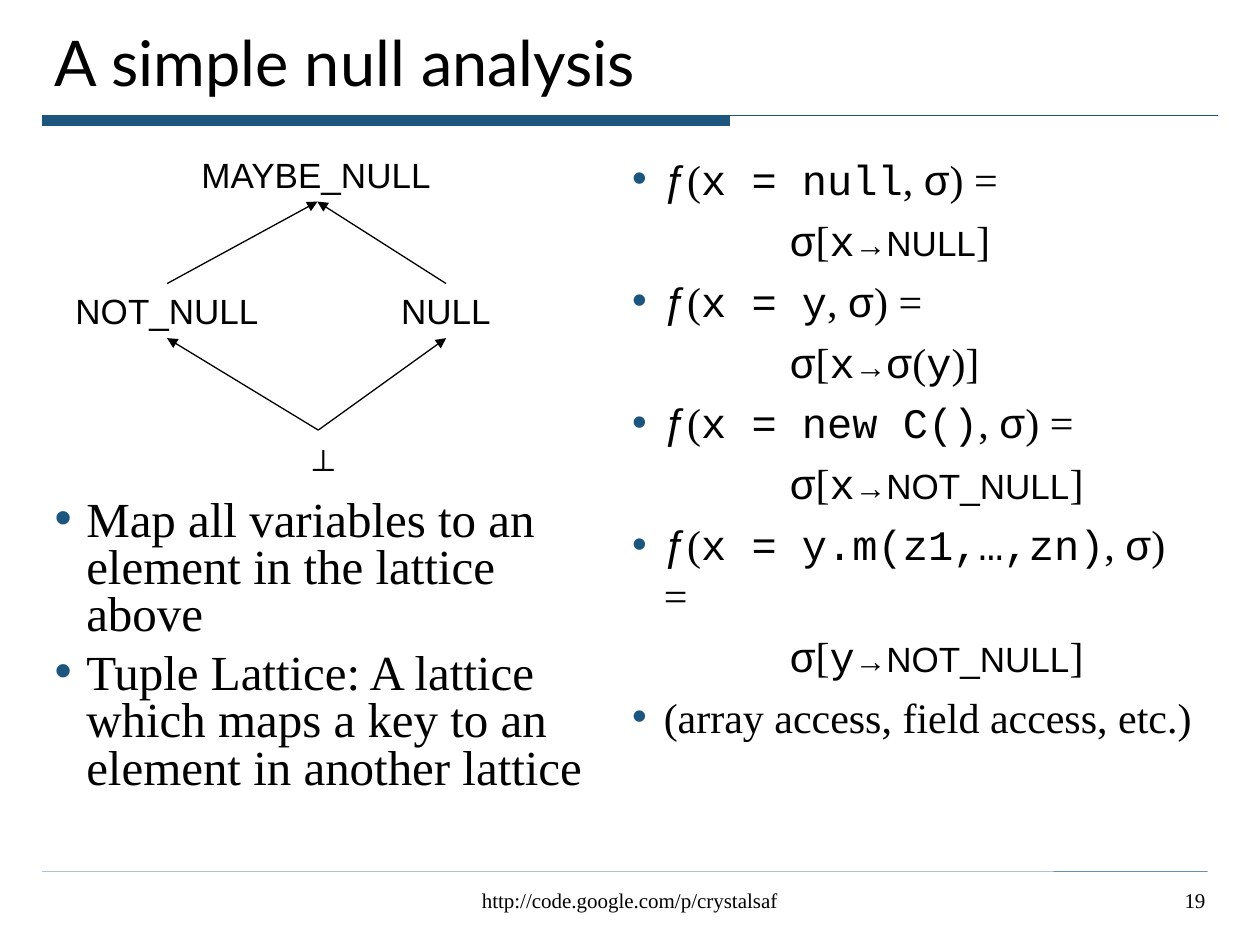
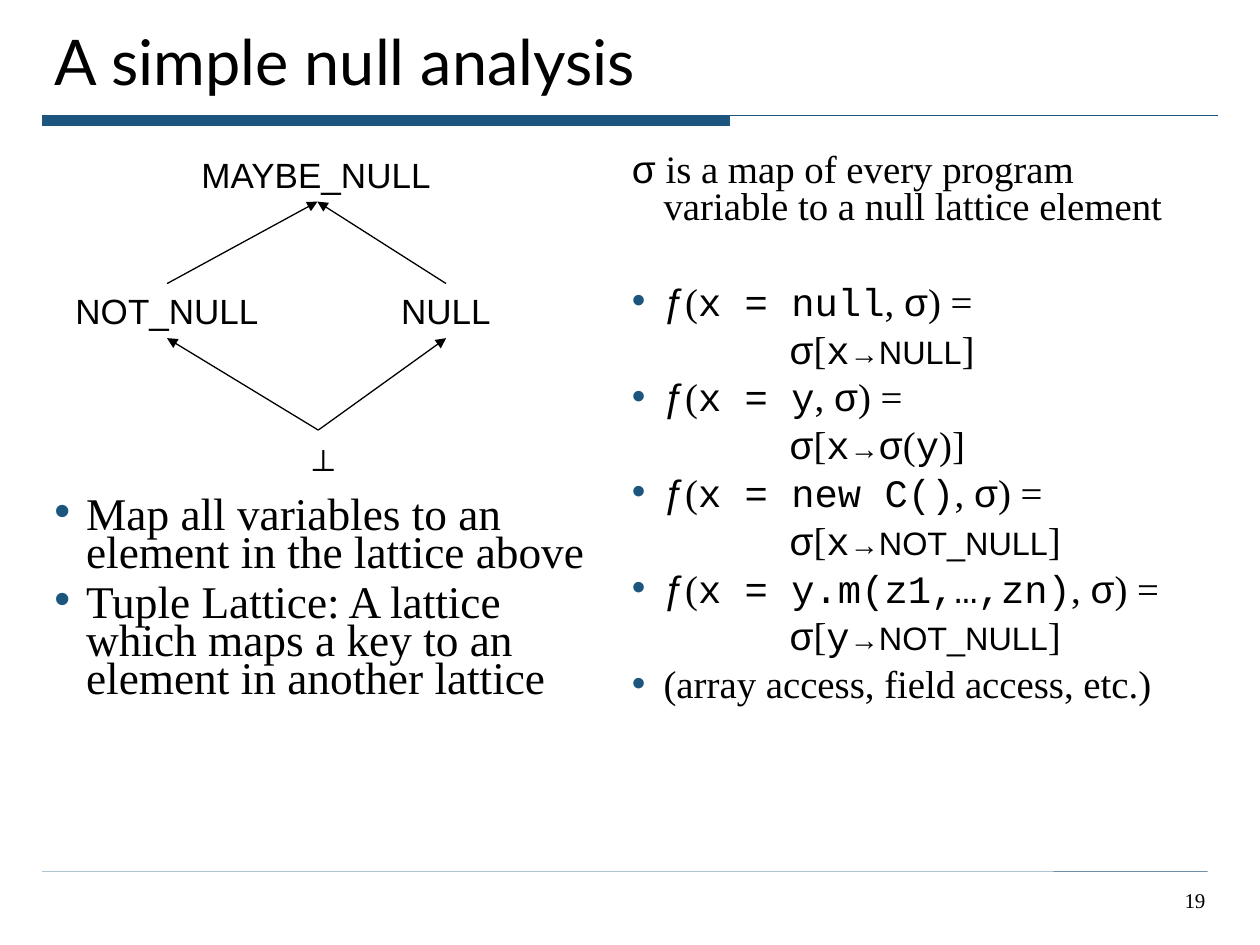
Before and after one commit to ciera/crystalsaf, a slide deck: slide 19 of TutorialExamples/CrystalTutorial.ppt. Drawn at 1260x945 pixels with LibreOffice and Linux fonts; fonts in the diff are those of the drawing. Boxes give left, top, right and bottom in pixels: in the first picture for what was removed or moved away, otherwise in the second. Text is boxed around its words. In the diff, an @@ line names an element or a change of style, - is before the commit and + after.

```diff
--- a/TutorialExamples/CrystalTutorial.ppt
+++ b/TutorialExamples/CrystalTutorial.ppt
@@ text at box(632, 155, 1162, 221): paragraph added @@
+σ is a map of every program variable to a null lattice element
@@ text at box(664, 288, 1151, 706): size 24 to 22.2 pt in "ƒ(x = null, σ) =", "σ[x→NULL]", "ƒ(x = y, σ) =", "σ[x→σ(y)]" and 5 more places; size 18 to 16.6 pt in "σ[x→NULL]", "σ[x→σ(y)]", "σ[x→NOT_NULL]", "σ[y→NOT_NULL]"; size 20 to 18.5 pt in "σ[x→NULL]", "σ[x→NOT_NULL]", "σ[y→NOT_NULL]"; line spacing 1 to 0.8 @@
@@ text "Map all variables to an ..." at box(86, 498, 584, 695): size 28 to 25.9 pt; line spacing 0.8 to 0.7 @@
@@ text removed at box(482, 893, 778, 913) @@
-http://code.google.com/p/crystalsaf
```
Also in this commit, not shown: 35 other slides changed, 2 slides added.
